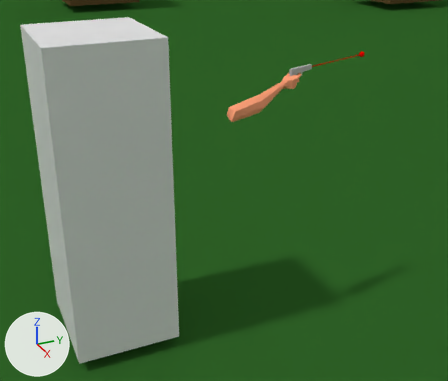
An edit to the Blender file UPBGE Engine FPS V.03 download free.blend, drawn before and after from the same camera.
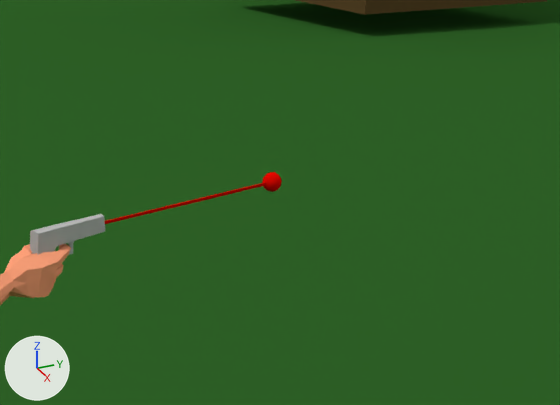
There are two pictures of each version: one from a 50 mm camera at (3.62, -0.79, 2.72) aimed at (0.15, 0.77, 0.99), one close up on the part from 63% to 100% of the width and 0% to 32% of the height. Arrows for +X, +Y and +Z are at lower left; the lights stay in place.

In view in the first close-up: 'box', 'bracod bracod1', 'ground', 'laser', 'laser_point', 'piston piston1'.
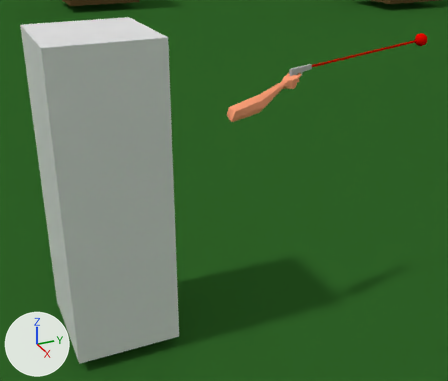
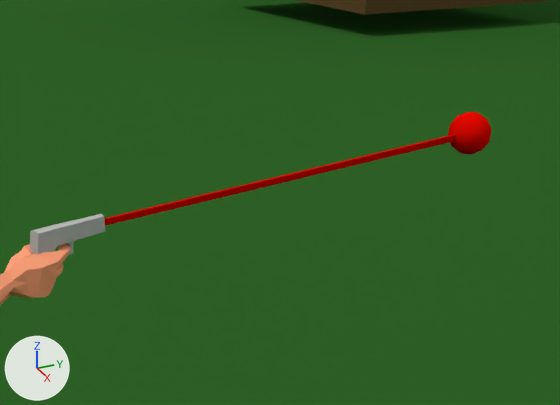
Patch to the scene script:
```diff
--- a/UPBGE Engine FPS V.03 download free.blend.py
+++ b/UPBGE Engine FPS V.03 download free.blend.py
@@ ob_laser_point @@
 ob_laser_point = bpy.data.objects.new('laser_point', me_laser_point)
-ob_laser_point.location = (0.19, 1.769, 1.823)
+ob_laser_point.location = (0.198, 2.252, 1.883)
 ob_laser_point.rotation_euler = (0.12, -0.156, -0.0325)  # degrees (6.9, -8.9, -1.9)
-ob_laser_point.scale = (0.393, 0.393, 0.393)
+ob_laser_point.scale = (0.88, 0.88, 0.88)
@@ ob_laser @@
 ob_laser = bpy.data.objects.new('laser', me_laser)
-ob_laser.location = (0.184, 1.379, 1.777)
+ob_laser.location = (0.186, 1.379, 1.779)
 ob_laser.rotation_euler = (0.12, -0.156, -0.0325)  # degrees (6.9, -8.9, -1.9)
-ob_laser.scale = (0.393, 0.393, 0.393)
+ob_laser.scale = (0.88, 0.88, 0.88)
```

Location of each change, [x1, y1, x2, y2] in pixels of the close-ups (560 x 405 px):
'laser', moved, rescaled (119% wider, 119% taller): before [105, 183, 265, 224]; after [105, 135, 456, 226]
'laser_point', moved, rescaled (114% wider, 105% taller): before [262, 172, 282, 192]; after [448, 112, 492, 154]
